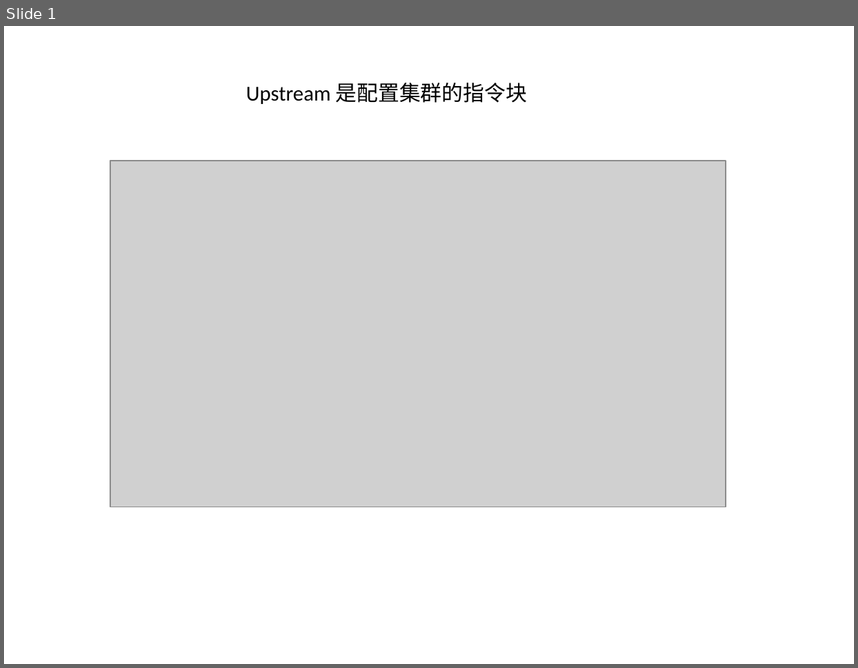
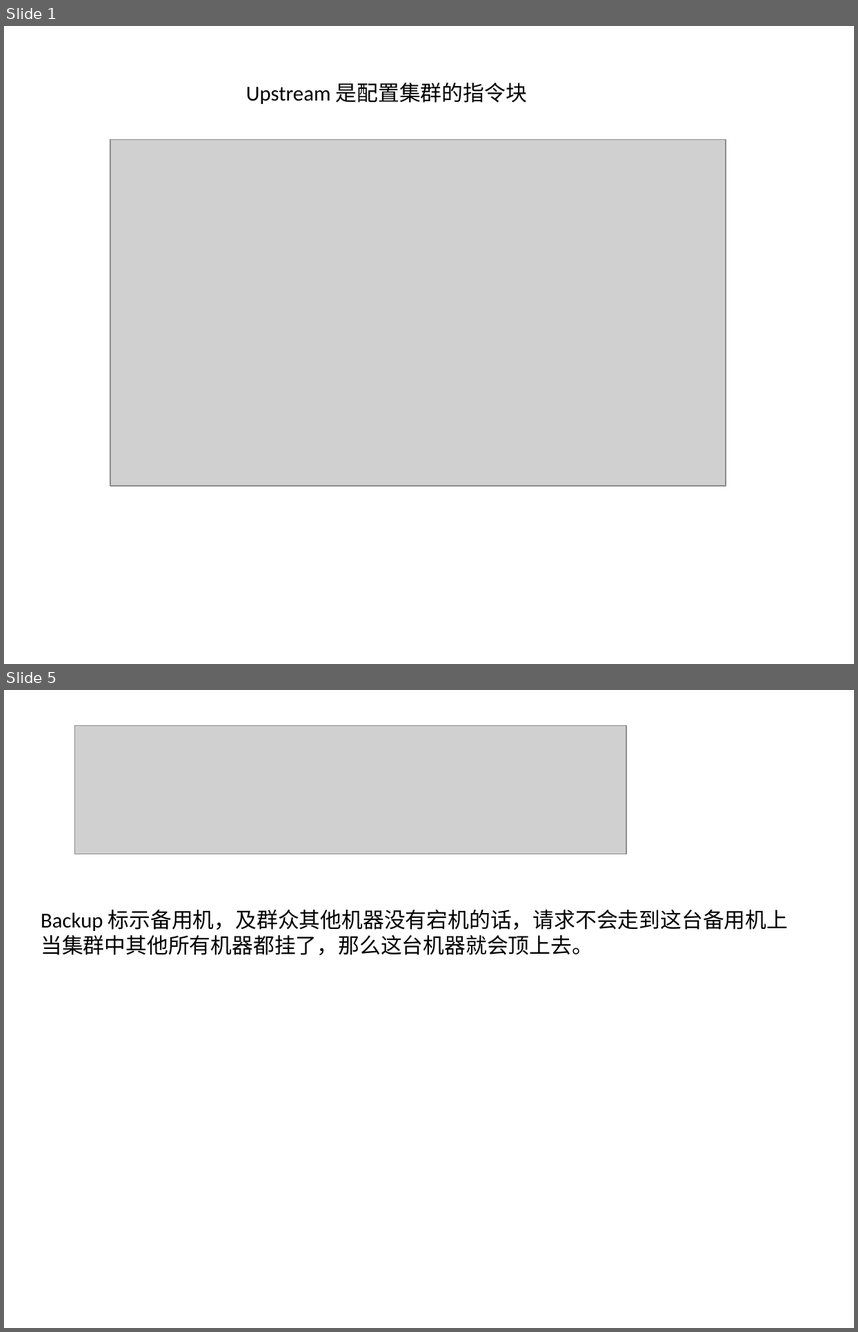
Before and after one commit to xiangming-fang/foodie-dev, a slide deck: doc/ppt/第二阶段/20 upstream 指令参数.pptx. Shown one above the other, each under a label of ours: slide 1 before the commit, slides 1 and 5 after it; the slides between them are not shown. The pictures are 858x668 and 858x1332 pixels, drawn with LibreOffice and Linux fonts; fonts in the diff are those of the drawing; grey boxes stand for pictures. Boxes give left, top, right and bottom in pixels: in the first picture for what was removed or moved away, otherwise in the second. Text is boxed around its words. In the diff, an @@ line names an element or a change of style, - is before the commit and + after.

```diff
--- a/doc/ppt/第二阶段/20 upstream 指令参数.pptx
+++ b/doc/ppt/第二阶段/20 upstream 指令参数.pptx
@@ slide 5 added at <box>4,690,854,1328</box>, background #FFFFFF @@
@@ picture added at <box>74,726,626,854</box> @@
@@ text added at <box>41,909,789,955</box>, 18 pt, text #000000 @@
+Backup 标示备用机，及群众其他机器没有宕机的话，请求不会走到这台备用机上
+当集群中其他所有机器都挂了，那么这台机器就会顶上去。
@@ slide 1 changed as well @@
@@ picture: place and size @@
-picture at <box>110,161,726,506</box>
+picture at <box>110,139,726,485</box>
```
Also in this commit, not shown: 4 other slides added, 1 slide removed, 10 other files.
